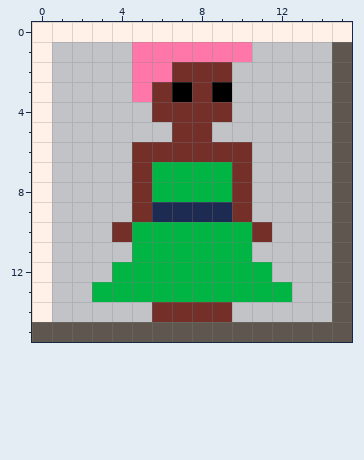
Edited in one commit: pixel-art sprite (src/assets/Player4.png). This is how it looked before the edit.
The file is 16x16 pixels.
The same view after the edit:
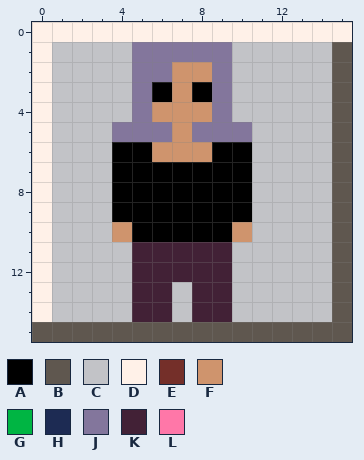
Palette (. is transparent): A #000000  B #5f574f  C #c2c3c7  D #fff1e8  E #742f29  F #cf946d  G #00b543  H #1d2b53  J #83769c  K #422136  L #ff77a8
Change:
y 1: x 5..10 LLLLLL -> JJJJJC
y 2: x 5..9 LLEEE -> JJFFJ
y 3: x 5..9 LEAEA -> JAFAJ
y 4: x 5..9 CEEEE -> JFFFJ
y 5: x 4..10 CCCEECC -> JJJFJJJ
y 6: x 4..10 CEEEEEE -> AAFFFAA
y 7..8: x 4..10 CEGGGGE -> AAAAAAA
y 9: x 4..10 CEHHHHE -> AAAAAAA
y 10: x 4..11 EGGGGGGE -> FAAAAAFC
y 11: x 5..10 GGGGGG -> KKKKKC
y 12: x 4..11 GGGGGGGG -> CKKKKKCC
y 13: x 3..12 GGGGGGGGGG -> CCKKCKKCCC
y 14: x 5..9 CEEEE -> KKCKK
Pixel boxes of the changes (left, top, right, bottom) in both pictures:
changed: (92, 42, 292, 322)
